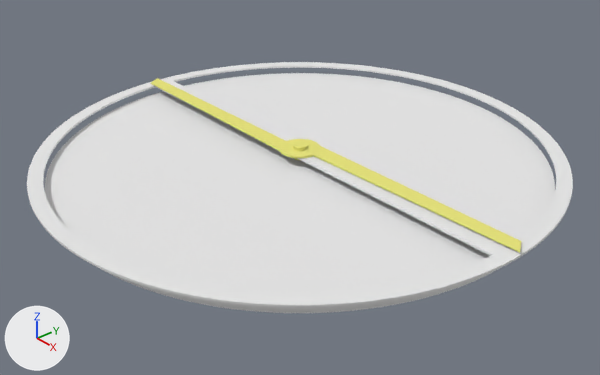
The Blender file useful/Equatorie2.blend, before and after one commit.
One viewpoint serves both versions: a camera (50 mm lens) standing at (13.79, -11.99, 8.86) and looking at (0.28, -0.24, -0.6). The lights are fixed; the arrows at lower left show +X, +Y and +Z.

Before the edit, the objects in view are built like this:
```python
me_circle_002 = bpy.data.meshes.new('Circle.002')
me_circle_002.from_pydata(...)  # a 512-sided cylinder along z spanning x -6.0..6.0, y -6.0..6.0, z -0.2..0.0
me_circle_002.materials.append(mat_base)  # its picture is missing
me_cube = bpy.data.meshes.new('Cube')
me_cube.from_pydata(...)  # 292 vertices, 384 faces; spans x -3.3..0.7, y -3.8..1.2, z -8.7..21.6
me_cube.materials.append(mat_pointer)  # yellow #e7e47d
me_cylinder_006 = bpy.data.meshes.new('Cylinder.006')
me_cylinder_006.from_pydata(...)  # 512 vertices, 514 faces; spans x -6.35..6.35, y -6.35..6.35, z -0.03..0.03
me_cylinder_006.materials.append(mat_material_001)  # its picture is missing
ob_base = bpy.data.objects.new('Base', me_circle_002)
ob_base.location = (0.0, 0.0, 0.0)
ob_epicyclelowrez = bpy.data.objects.new('EpicycleLowRez', me_cylinder_006)
ob_epicyclelowrez.location = (0.0, 0.0, 0.21)
ob_pointer = bpy.data.objects.new('Pointer', me_cube)
ob_pointer.location = (4.02, 0.27, 0.29)
ob_pointer.scale = (3.09, 0.203, -0.0112)
```
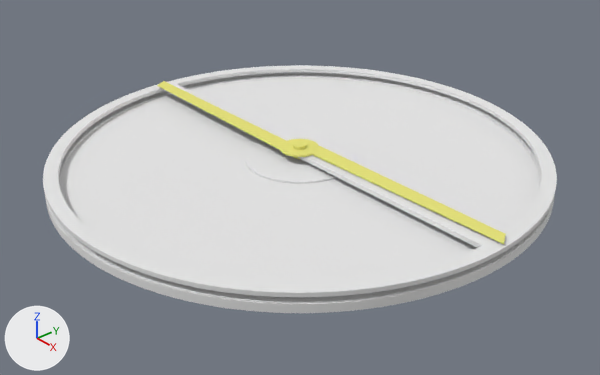
Where the newer file only moved an object's origin or applied its transform, the numbers keep the older frame.

The edits, one by one:
Material 'Material' (mat_material) is new.
Its base color is (0.8, 0.8, 0.8) (white #e7e7e7).
Material 'Material.002' (mat_material_002) is new.
Its base color is (0.8, 0.8, 0.8) (white #e7e7e7).
me_cube has 292 vertices, 384 faces and spans x -3.3..0.7, y -3.8..1.2, z -8.7..21.6.
me_cube is used by ob_pointer; location (4.02, 0.27, 0.29); scale (3.09, 0.203, -0.0112).
me_cube part 1: the whole mesh is scaled about its middle by 0.942, then moved by (0.0, -0.1, -2.5).
Mesh me_cylinder_001 is new.
It has 2048 vertices, 2048 faces and spans x -5.99..5.99, y -5.99..5.99, z -0.03..0.07.
It uses material mat_material (its picture is missing).
Mesh me_cylinder_002 is new.
It has 2048 vertices, 2050 faces and spans x -6.0..6.0, y -6.0..6.0, z -0.05..0.05.
It uses material mat_material_002 (its picture is missing).
Mesh me_cylinder_004 is new.
It is a 256-sided cylinder along z spanning x -1.33..1.33, y -1.33..1.33, z -0.05..0.05.
It uses material mat_material_001 (its picture is missing).
Object 'EpicycleLowRez' (ob_epicyclelowrez) is deleted.
Object 'BrassRing' (ob_brassring) is new; it shows me_cylinder_001.
Its location is (0.0, 0.0, -0.04).
Object 'Epicycle' (ob_epicycle) is new; it shows me_cylinder_002.
Its location is (0.0, 0.0, 0.2).
Object 'Cylinder' (ob_cylinder) is new; it shows me_cylinder_004.
Its location is (0.0, 0.0, 0.0).

Changed parts and their boxes [x1, y1, x2, y2] in the pictures (600 x 375 px):
'EpicycleLowRez', deleted: before [27, 62, 573, 307]
'Epicycle', added: after [43, 65, 557, 297]
'BrassRing', added: after [47, 72, 553, 304]
'Pointer', mesh rescaled (6% shorter): before [151, 78, 521, 252]; after [157, 81, 506, 244]
'Cylinder', added: after [245, 134, 355, 184]
